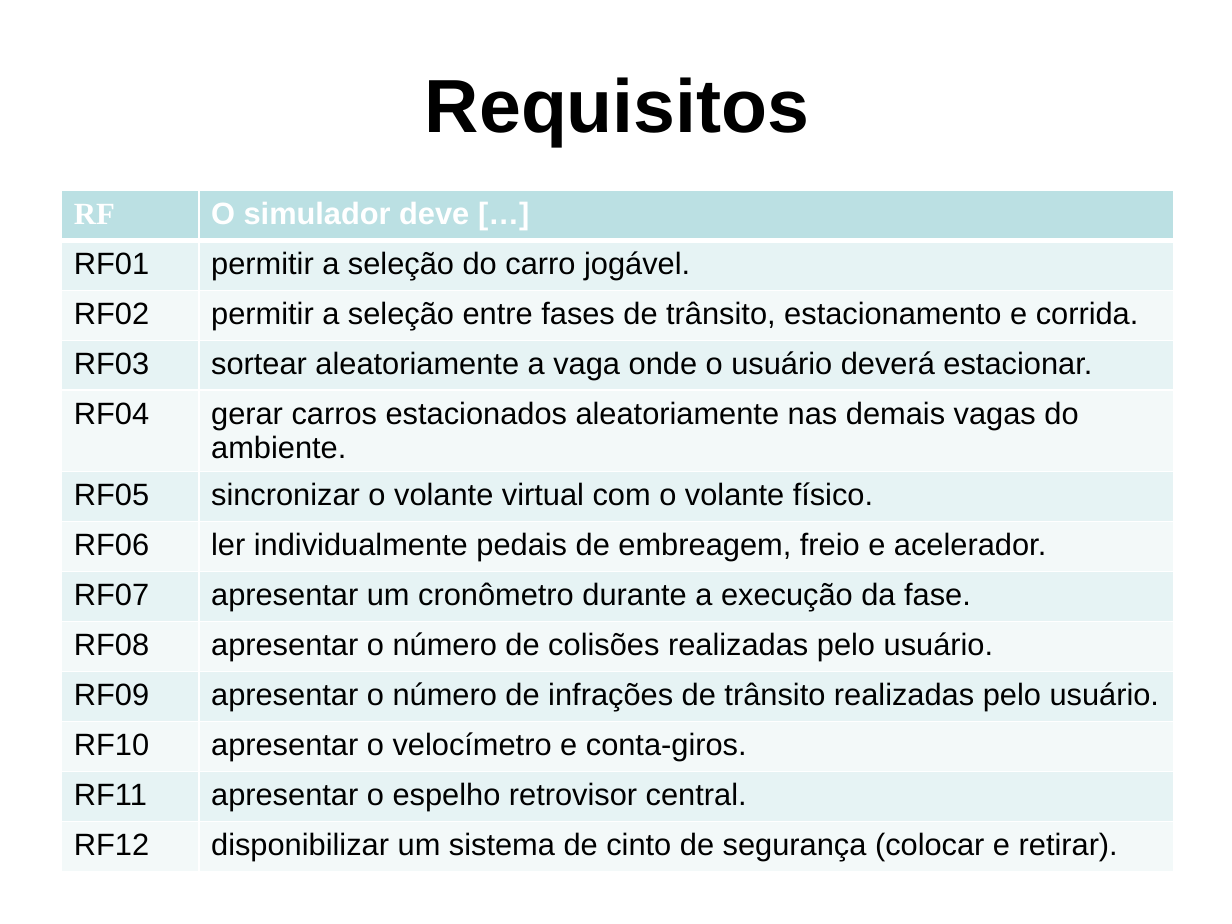
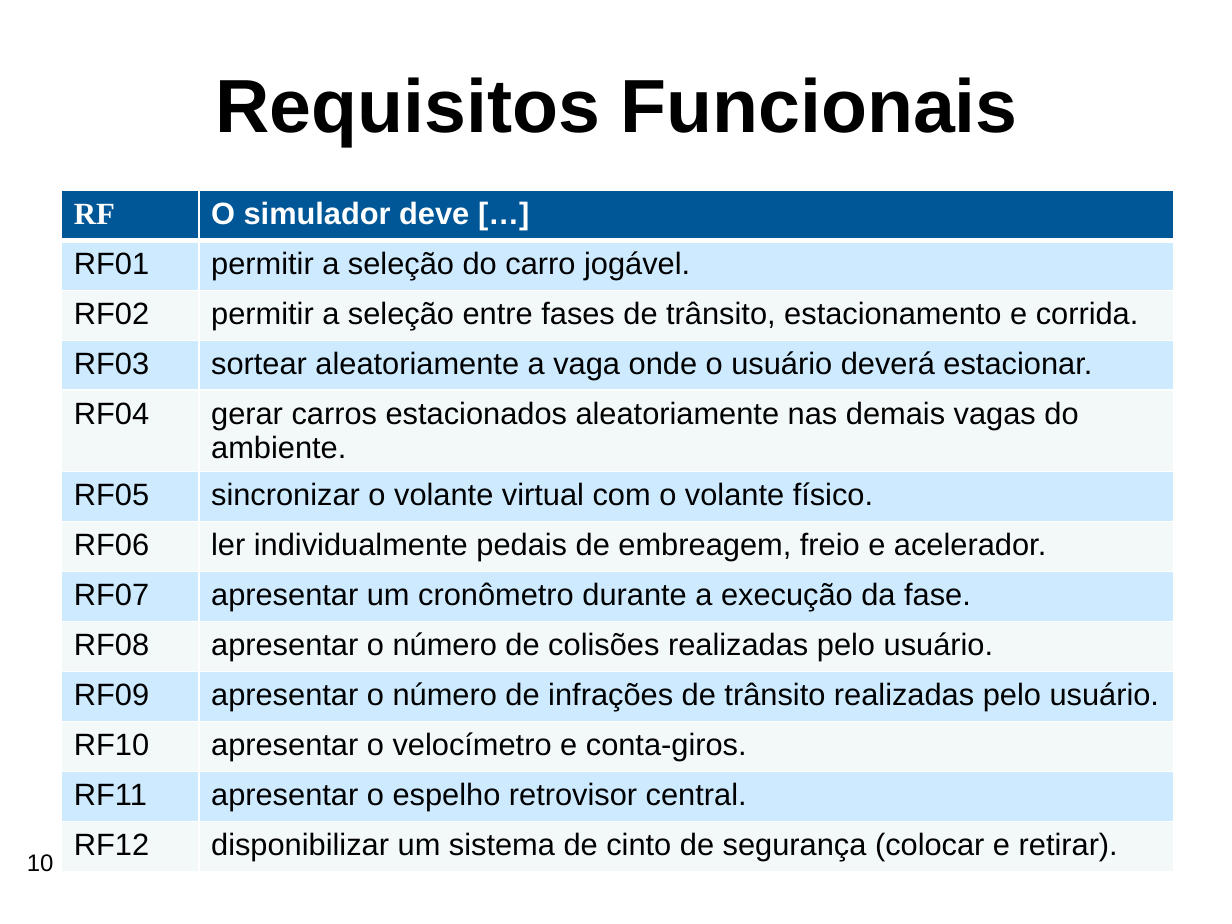
Before and after one commit to gustavobruder/furb-bcc-tcc-2026, a slide deck: slide 10 of Documentos/Apresentacao-TCC-BCC-GustavoBaroniBruder.pptx. Drawn at 1232x924 pixels with LibreOffice and Linux fonts; fonts in the diff are those of the drawing; background and template pictures are left out. Boxes give left, top, right and bottom in pixels: in the first picture for what was removed or moved away, otherwise in the second. Text is boxed around its words. In the diff, an @@ line names an element or a change of style, - is before the commit and + after.

```diff
--- a/Documentos/Apresentacao-TCC-BCC-GustavoBaroniBruder.pptx
+++ b/Documentos/Apresentacao-TCC-BCC-GustavoBaroniBruder.pptx
@@ title at [215,77,1018,146]: text changed @@
-Requisitos
+Requisitos Funcionais
@@ table at [62,191,1173,877] @@
@@ fill #BBE0E3 to #005797 in row 1 @@
@@ fill #E7F3F4 to #CDEAFF in 12 cells @@
@@ page number added at [27,854,54,872], 14 pt, text #000000 @@
+10
```
Also in this commit, not shown: 27 other slides changed, 16 slides added, 3 slides removed, 1 other file.
